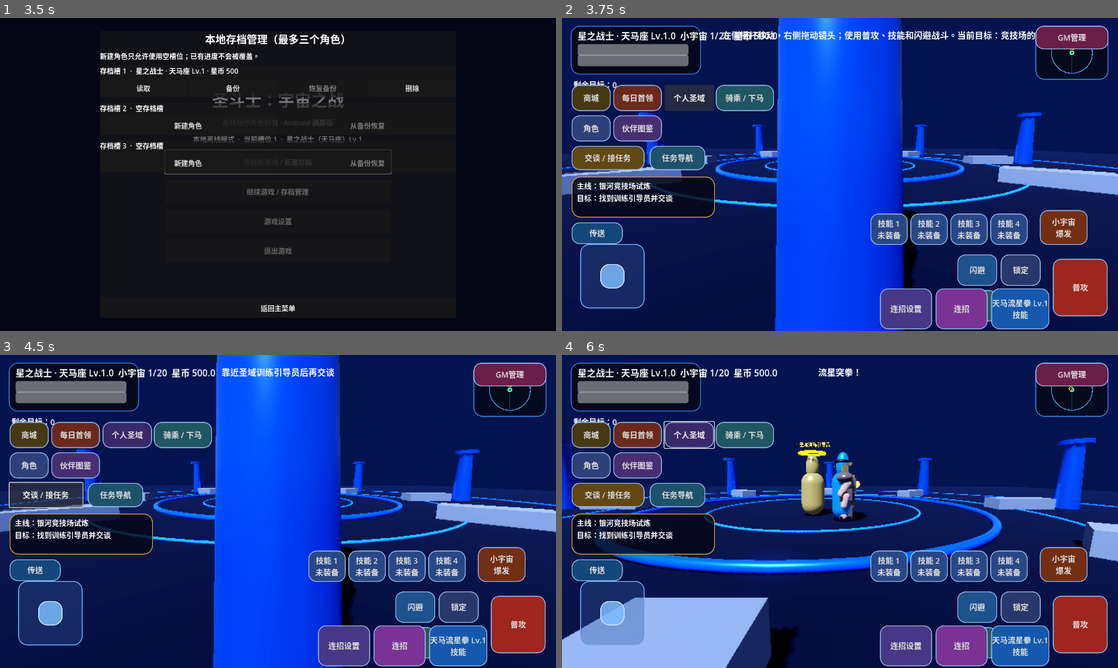
Above: before the commit, frames 1-4 (two rows, left to right).
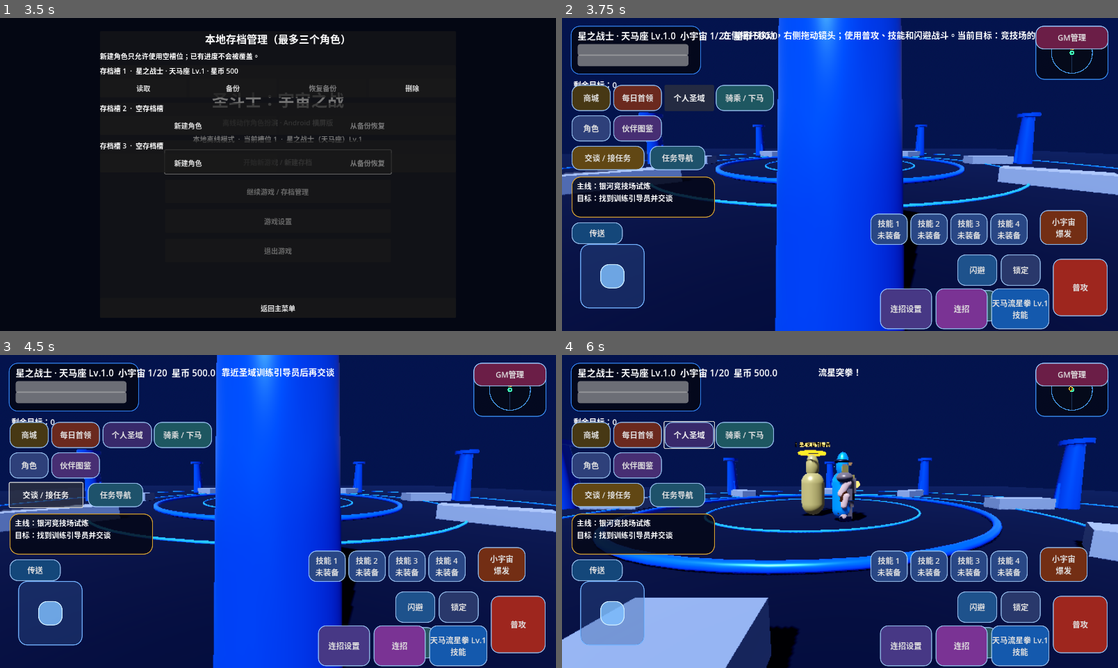
Above: after the commit, the same moments.

Repository: Qazwesrd/Saint-Seiya-Universe-War
Game: Godot game, scene res://scenes/main_menu.tscn
The game is run twice, just before and just after one commit, with the same random seed, the same clock (stepped at 60 frames per second) and the same inputs.
Inputs (mouse positions are in pixels of both pictures, inside the frame that each line leads up to):
- Up to frame 1 (3.5 s): click "开始新游戏 / 新建存档" at 0.5 s; click "开始新游戏 / 新建存档" at 1.25 s; click "继续游戏 / 存档管理" at 2 s; click "游戏设置" at 2.75 s
- Up to frame 2 (3.75 s): click "读取" at 3.5 s
- Up to frame 3 (4.5 s): click "交谈 / 接任务" at 4.25 s
- Up to frame 4 (6 s): click "任务导航" at 5 s; tap Enter (ui_accept) at 5.75 s; move the mouse to (962, 495) at 5.77 s; hold Right (ui_right) from 5.78 s (still down); click (962, 495) at 5.92 s

Frame 1 is identical in both runs. In frame 2, 0.3% of the frame differs, in the area x 0-100%, y 31-87%; in frame 3, 0.3%; in frame 4, 0.7%, in the area x 0-100%, y 28-100%.

Commit message:
Apply graphics quality consistently to lighting shadows and chapter atmosphere

Diff:
--- a/game/scripts/world_theme_manager.gd
+++ b/game/scripts/world_theme_manager.gd
@@ -6,6 +6,36 @@
 var ring_root: Node3D
 var decor_root: Node3D
 var active_theme_id := ""
+var _graphics_signal_connected := false
+
+func _ready() -> void:
+    if not _graphics_signal_connected:
+        SettingsManager.settings_changed.connect(_on_visual_settings_changed)
+        _graphics_signal_connected = true
+
+func _on_visual_settings_changed(section: String, key: String, _value: Variant) -> void:
+    if section == "graphics" and key in ["quality", "effects", "shadows"]:
+        _apply_visual_quality()
+
+func _apply_visual_quality() -> void:
+    var quality := str(SettingsManager.get_value("graphics", "quality", "medium"))
+    var effects_enabled := bool(SettingsManager.get_value("graphics", "effects", true))
+    var shadows_enabled := bool(SettingsManager.get_value("graphics", "shadows", true))
+    var high_quality := quality == "high"
+    if is_instance_valid(world_environment) and is_instance_valid(world_environment.environment):
+        var environment := world_environment.environment
+        environment.glow_enabled = effects_enabled and high_quality
+        environment.fog_enabled = quality != "low"
+        environment.glow_intensity = 0.42 if high_quality else 0.28
+    if is_instance_valid(sun):
+        sun.shadow_enabled = shadows_enabled and quality != "low"
+        sun.directional_shadow_max_distance = 72.0 if high_quality else 42.0
+    if is_instance_valid(decor_root):
+        for child in decor_root.get_children():
+            if child is CPUParticles3D:
+                child.emitting = effects_enabled
+                var density := 16 if quality == "low" else (30 if quality == "medium" else 56)
+                child.amount = density
 
 const THEMES := {
     "galaxy_wars": {"background": Color(0.025, 0.045, 0.12), "ambient": Color(0.28, 0.36, 0.62), "sun": Color(0.72, 0.82, 1.0), "floor": Color(0.055, 0.075, 0.14), "ring": Color(0.12, 0.42, 0.95), "fog": Color(0.06, 0.10, 0.24), "height": 3.2, "metallic": 0.42},
@@ -72,6 +102,7 @@
                 ring.material_override = ring_material
     _rebuild_decorations(theme, chapter_id)
     _build_chapter_landmarks(theme, chapter_id)
+    _apply_visual_quality()
     return true
 
 func _build_chapter_landmarks(theme: Dictionary, chapter_id: String) -> void:
